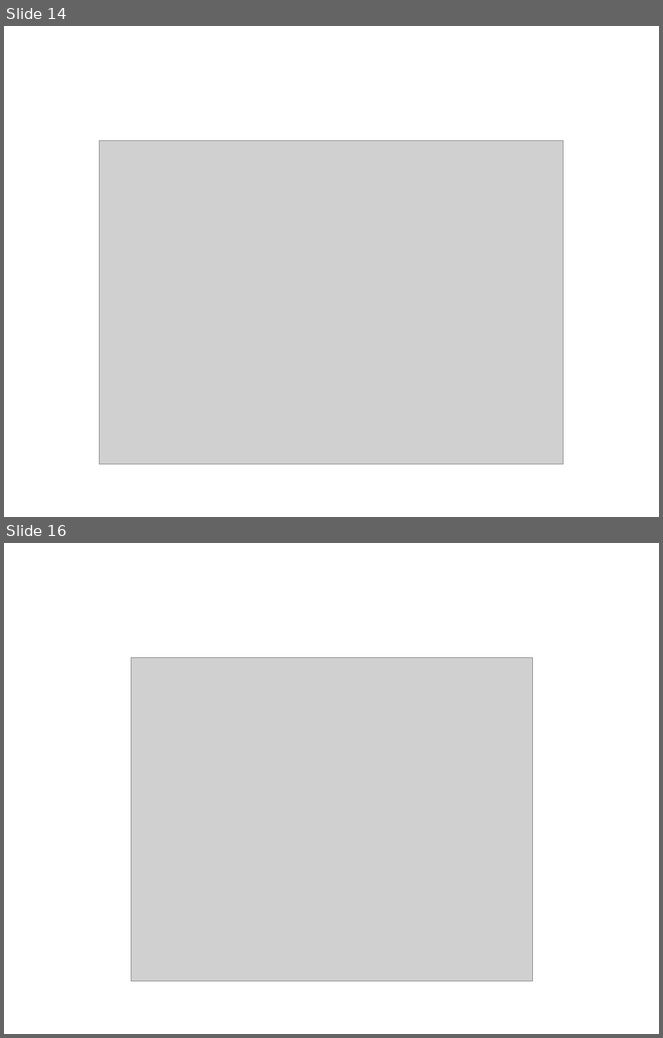
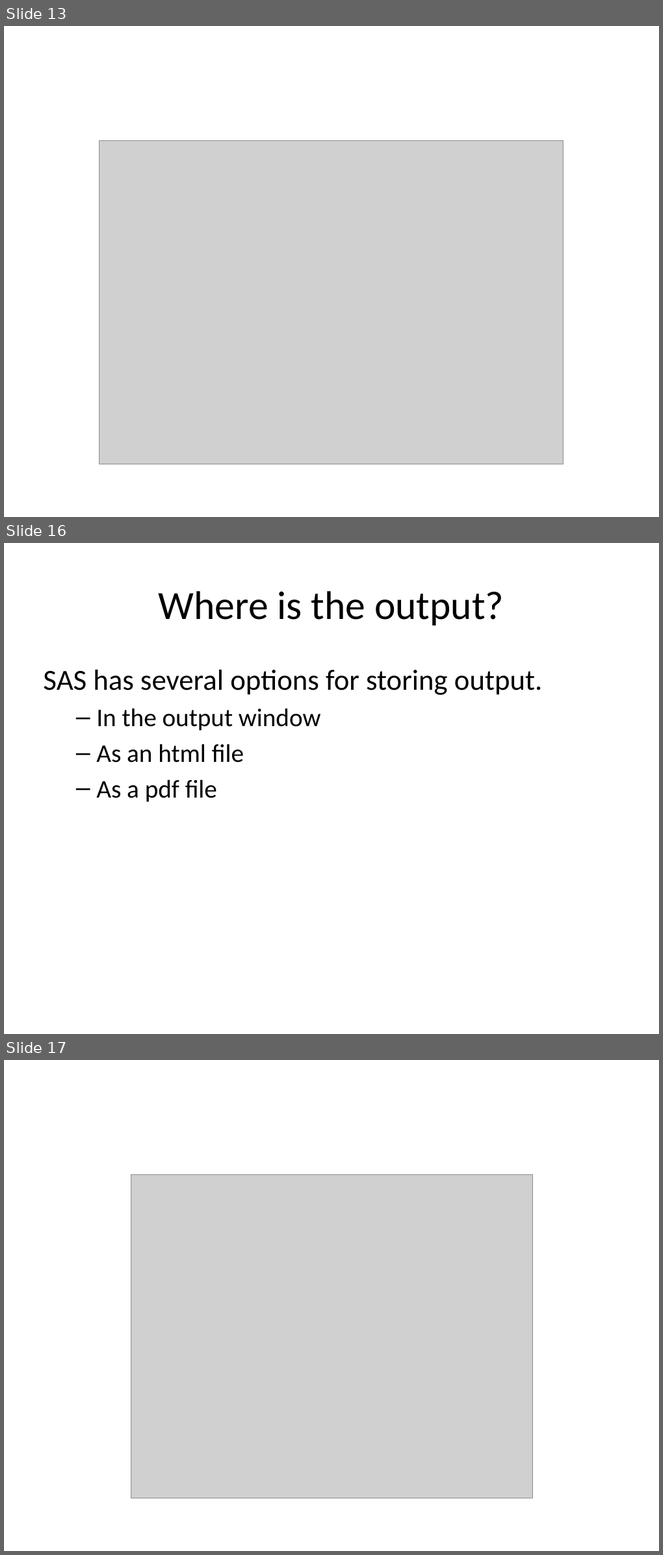
Before and after one commit to pmean/introduction-to-SAS, a slide deck: part0/src/getting-started.pptx. Shown one above the other, each under a label of ours: slides 14 and 16 before the commit, slides 13, 16 and 17 after it; the slides between them are not shown. The pictures are 663x1038 and 663x1555 pixels, drawn with LibreOffice and Linux fonts; fonts in the diff are those of the drawing; grey boxes stand for pictures. Boxes give left, top, right and bottom in pixels: in the first picture for what was removed or moved away, otherwise in the second. Text is boxed around its words. In the diff, an @@ line names an element or a change of style, - is before the commit and + after.

```diff
--- a/part0/src/getting-started.pptx
+++ b/part0/src/getting-started.pptx
@@ slide 16 added at (4, 543, 659, 1034), background #FFFFFF @@
@@ title added at (159, 591, 504, 626), 44 pt, text #000000 @@
+Where is the output?
@@ text added at (43, 670, 542, 802), 28 pt, text #000000 @@
+SAS has several options for storing output.
+  – In the output window
+  – As an html file
+  – As a pdf file
@@ what was slide 14 is now slide 13 @@
@@ what was slide 16 is now slide 17 @@
```
Also in this commit, not shown: 4 slides changed, 1 other slide added, 1 slide removed, 2 other files.
